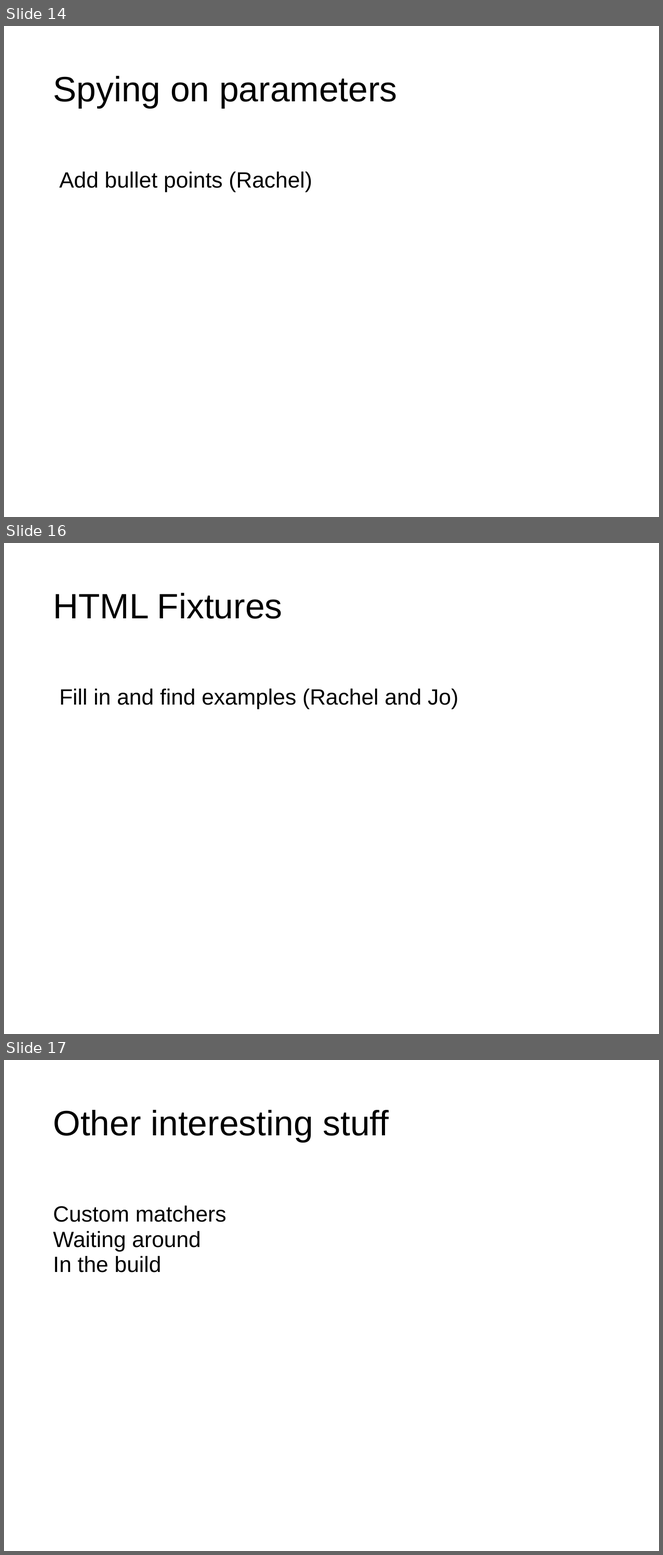
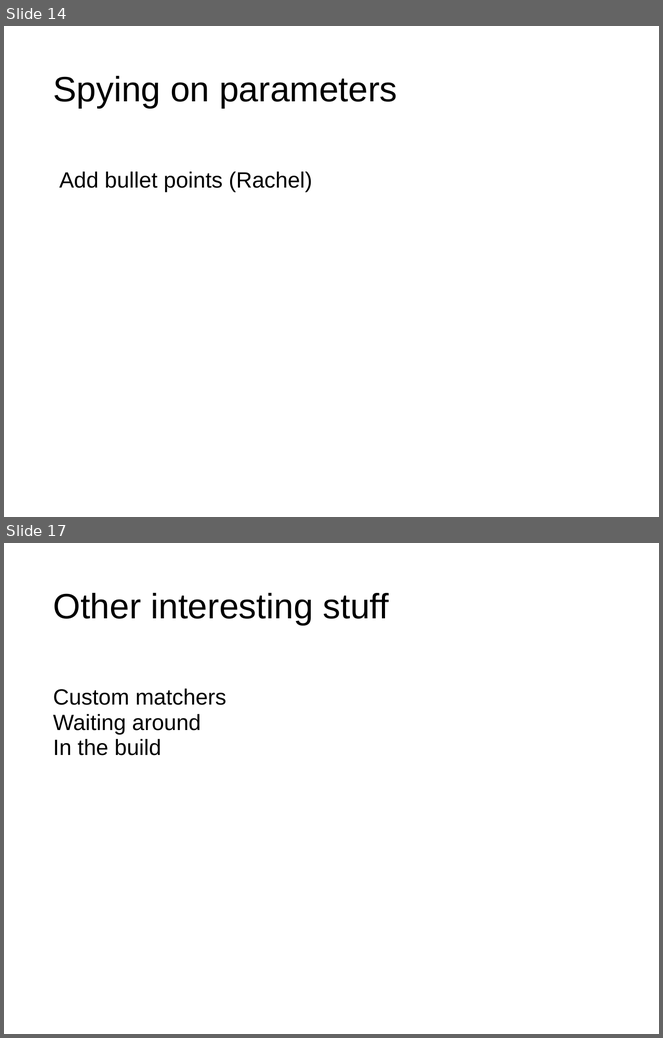
Before and after one commit to jomontanari/JasmineBowlingGame, a slide deck: TestingJavaScript_with_Jasmine.ppt. Shown one above the other, each under a label of ours: slides 14, 16 and 17 before the commit, slides 14 and 17 after it; the slides between them are not shown. The pictures are 663x1555 and 663x1038 pixels, drawn with LibreOffice and Linux fonts; fonts in the diff are those of the drawing. Boxes give left, top, right and bottom in pixels: in the first picture for what was removed or moved away, otherwise in the second. Text is boxed around its words. In the diff, an @@ line names an element or a change of style, - is before the commit and + after.

```diff
--- a/TestingJavaScript_with_Jasmine.ppt
+++ b/TestingJavaScript_with_Jasmine.ppt
@@ slide 16 removed at (x1=4, y1=543, x2=659, y2=1034), background #FFFFFF @@
@@ title removed at (x1=53, y1=593, x2=283, y2=619) @@
-HTML Fixtures
@@ text removed at (x1=59, y1=689, x2=458, y2=709) @@
-Fill in and find examples (Rachel and Jo)
```
Also in this commit, not shown: 1 slide changed, 1 slide added, 1 other file.
